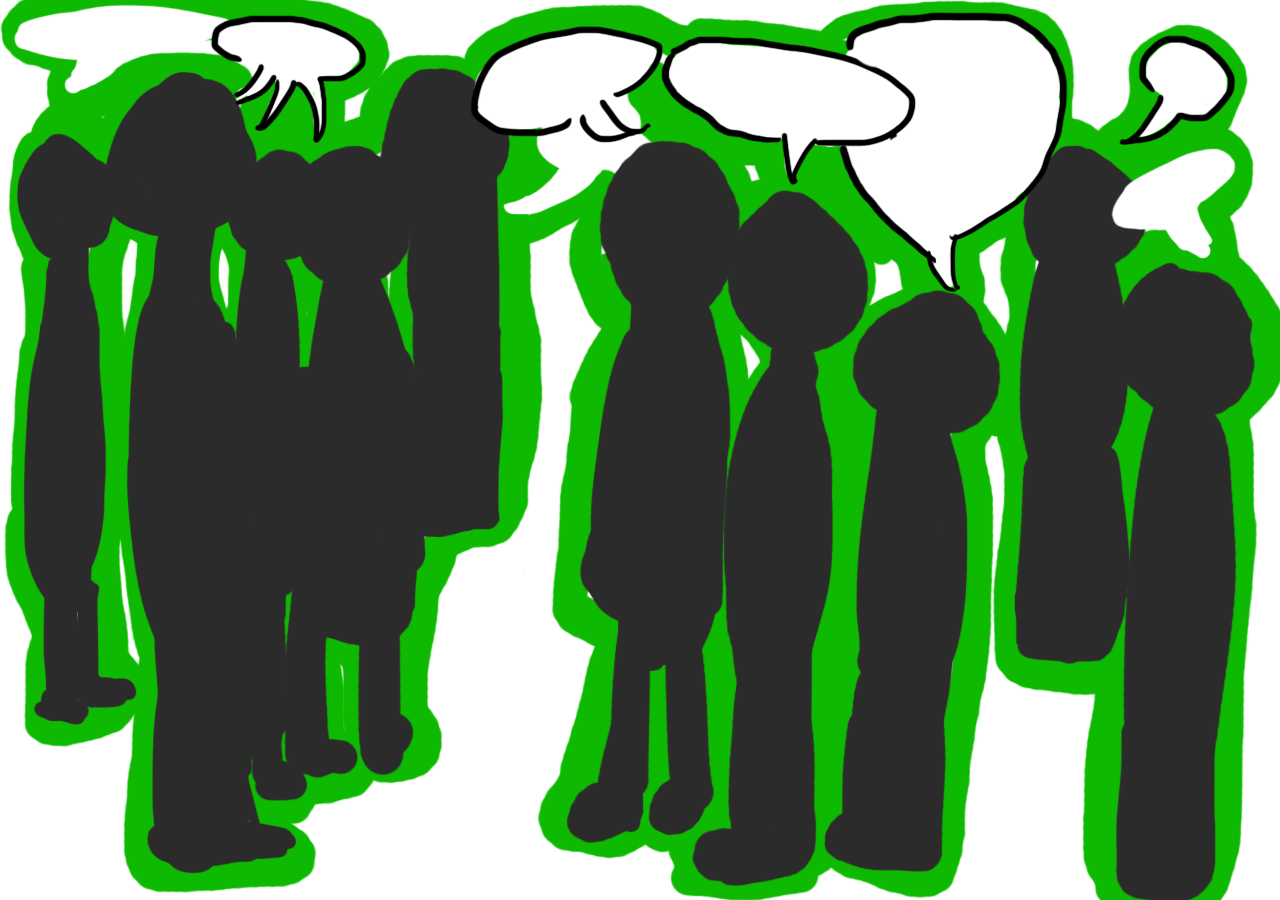
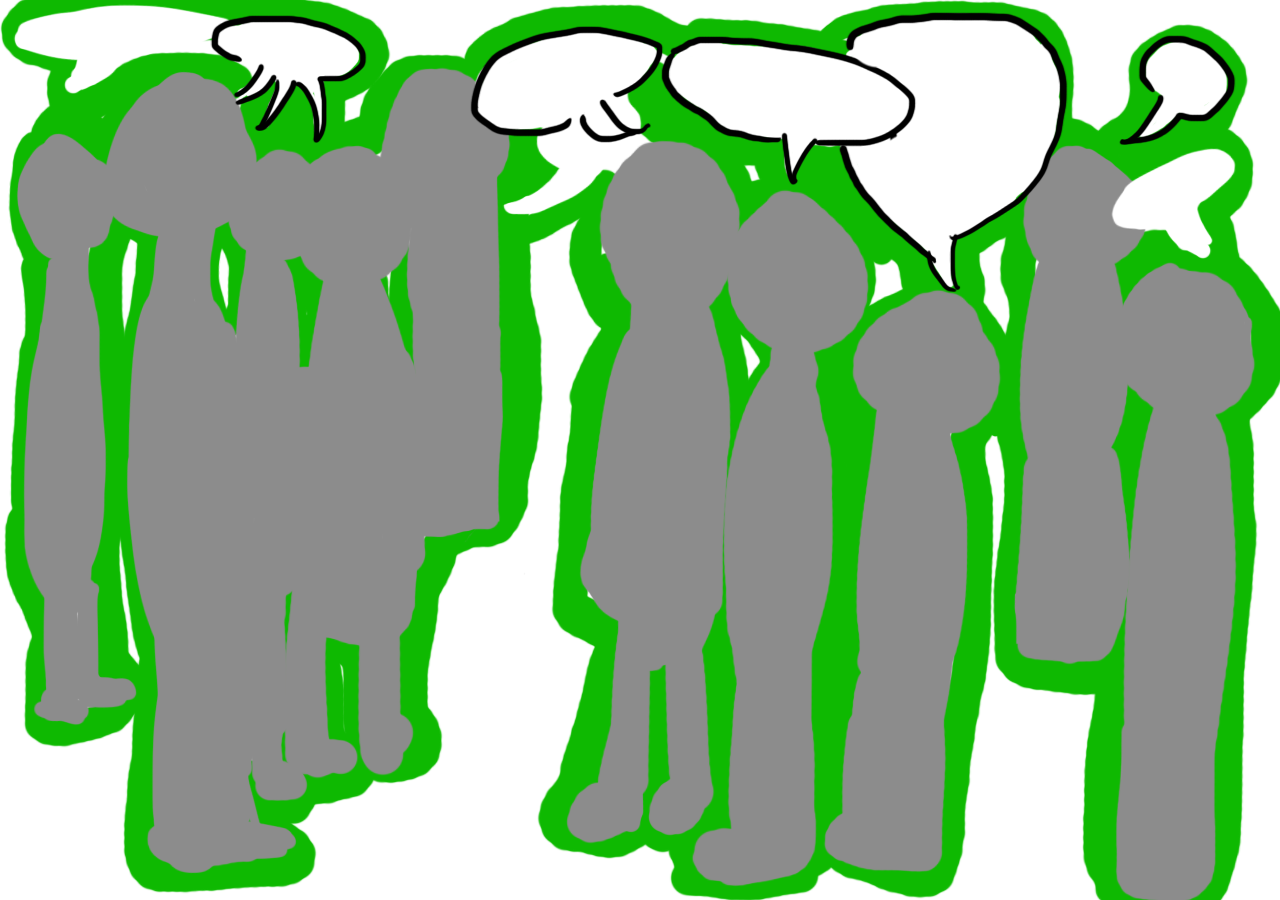
Layers edited between the first and the second 1280×900 image:
painted on "Color Fill 7" over [left=16, top=67, right=1256, bottom=900]
